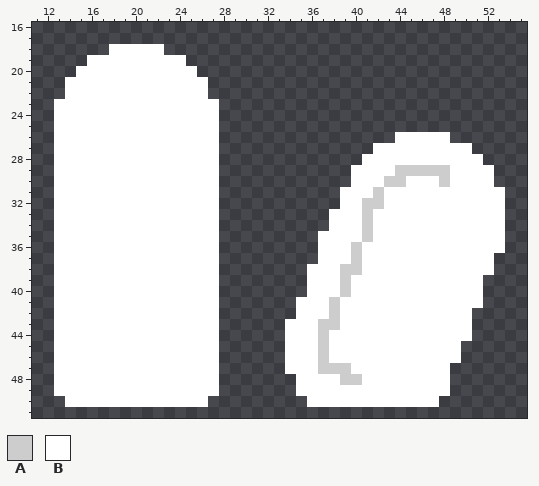
File history of a pixel-art sprite, sprites/spr_UnwashedDishes/layers/e73ef0bf-f9ec-4811-beea-9ec1d057ff46/d0be37af-fca7-423f-bc83-1fbf25cc6bf1.png. Above, as it was before the edit.
The file is 64x64 pixels. Shown: x 11..55, y 16..51. The old version is drawn lined up with the new one.
Palette (. is transparent): A #cdcdcd  B #ffffff
Pixels before, first column x 13:
18 .....BBBBB...............................
19 ...BBBBBBBBB.............................
20 ..BBBBBBBBBBB............................
21 .BBBBBBBBBBBBB...........................
22 .BBBBBBBBBBBBB...........................
23 BBBBBBBBBBBBBBB..........................
24 BBBBBBBBBBBBBBB..........................
25 BBBBBBBBBBBBBBB..........................
26 BBBBBBBBBBBBBBB................BBBBB.....
27 BBBBBBBBBBBBBBB..............BBBBBBBBB...
28 BBBBBBBBBBBBBBB.............BBBBBBBBBBB..
29 BBBBBBBBBBBBBBB............BBBBAAAAABBBB.
30 BBBBBBBBBBBBBBB............BBBAABBBABBBB.
31 BBBBBBBBBBBBBBB...........BBBABBBBBBBBBBB
32 BBBBBBBBBBBBBBB...........BBAABBBBBBBBBBB
33 BBBBBBBBBBBBBBB..........BBBABBBBBBBBBBBB
34 BBBBBBBBBBBBBBB..........BBBABBBBBBBBBBBB
35 BBBBBBBBBBBBBBB.........BBBBABBBBBBBBBBBB
36 BBBBBBBBBBBBBBB.........BBBABBBBBBBBBBBBB
37 BBBBBBBBBBBBBBB.........BBBABBBBBBBBBBBB.
38 BBBBBBBBBBBBBBB........BBBAABBBBBBBBBBBB.
39 BBBBBBBBBBBBBBB........BBBABBBBBBBBBBBB..
40 BBBBBBBBBBBBBBB........BBBABBBBBBBBBBBB..
41 BBBBBBBBBBBBBBB.......BBBABBBBBBBBBBBBB..
42 BBBBBBBBBBBBBBB.......BBBABBBBBBBBBBBB...
43 BBBBBBBBBBBBBBB......BBBAABBBBBBBBBBBB...
44 BBBBBBBBBBBBBBB......BBBABBBBBBBBBBBBB...
45 BBBBBBBBBBBBBBB......BBBABBBBBBBBBBBB....
46 BBBBBBBBBBBBBBB......BBBABBBBBBBBBBBB....
47 BBBBBBBBBBBBBBB......BBBAAABBBBBBBBB.....
48 BBBBBBBBBBBBBBB.......BBBBAABBBBBBBB.....
49 BBBBBBBBBBBBBBB.......BBBBBBBBBBBBBB.....
50 .BBBBBBBBBBBBB.........BBBBBBBBBBBB......
New version:
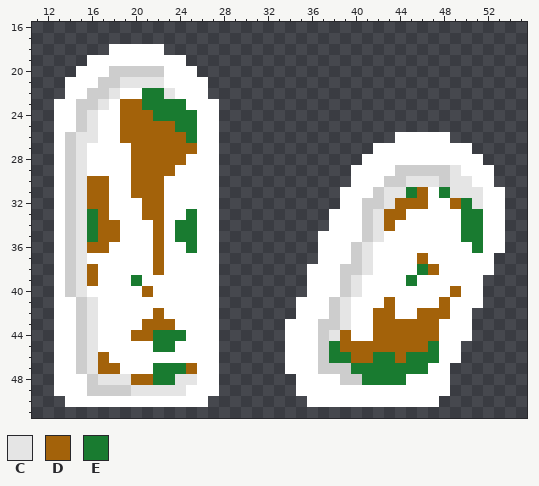
Colours new in this view: C #e5e5e5  D #a3620a  E #197b30
Edits made:
whole drawing moved by -4,+3 (the old picture is shown already moved)
Changed rows in their new state; - is an unchanged pixel.
first column x 14:
20 ----AAAAA-----------------------------
21 ---AACCCC-----------------------------
22 --AAC--EEC----------------------------
23 -AAC-DDEEEE---------------------------
24 -AC--DDDEEEE--------------------------
25 -AC--DDDDDEE--------------------------
26 ACC--DDDDDDE--------------------------
27 AC----DDDDDD--------------------------
28 AC----DDDDD---------------------------
29 AC----DDDD-------------------------C--
30 ACDD--DDD----------------------CCC-CC-
31 ACDD--DDD--------------------CCED-ECCC
32 ACDD---DD--------------------CDDD--DEC
33 ACED---DD--E----------------CDD-----EE
34 ACEDD---D-EE----------------CD------EE
35 ACEDD---D-EE----------------C-------EE
36 ACDD----D--E---------------C---------E
37 AC------D------------------C----D-----
38 ACD-----D------------------C----ED----
39 ACD---E-------------------C----E------
40 AC-----D------------------C--------D--
41 -AC----------------------C---D----D---
42 -AC-----D----------------C--DD--DDD---
43 -AC----DDD---------------C--DDDDDD----
44 -AC---DDEEE-------------CD--DDDDDD----
45 -AC-----EE--------------EDDDDDDDDE----
46 -ACD--------------------EEDDEEDEEE----
47 -ACDD---EEED--------------EEEEEEE-----
48 --ACCCDDEECC---------------EEEE-------
49 --AAAACCCCC---------------------------
